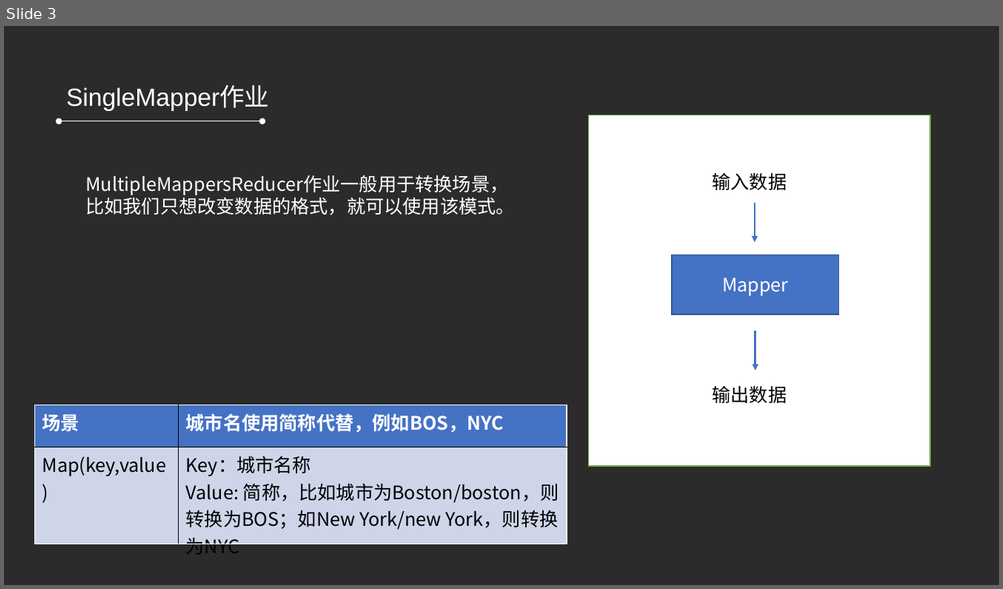
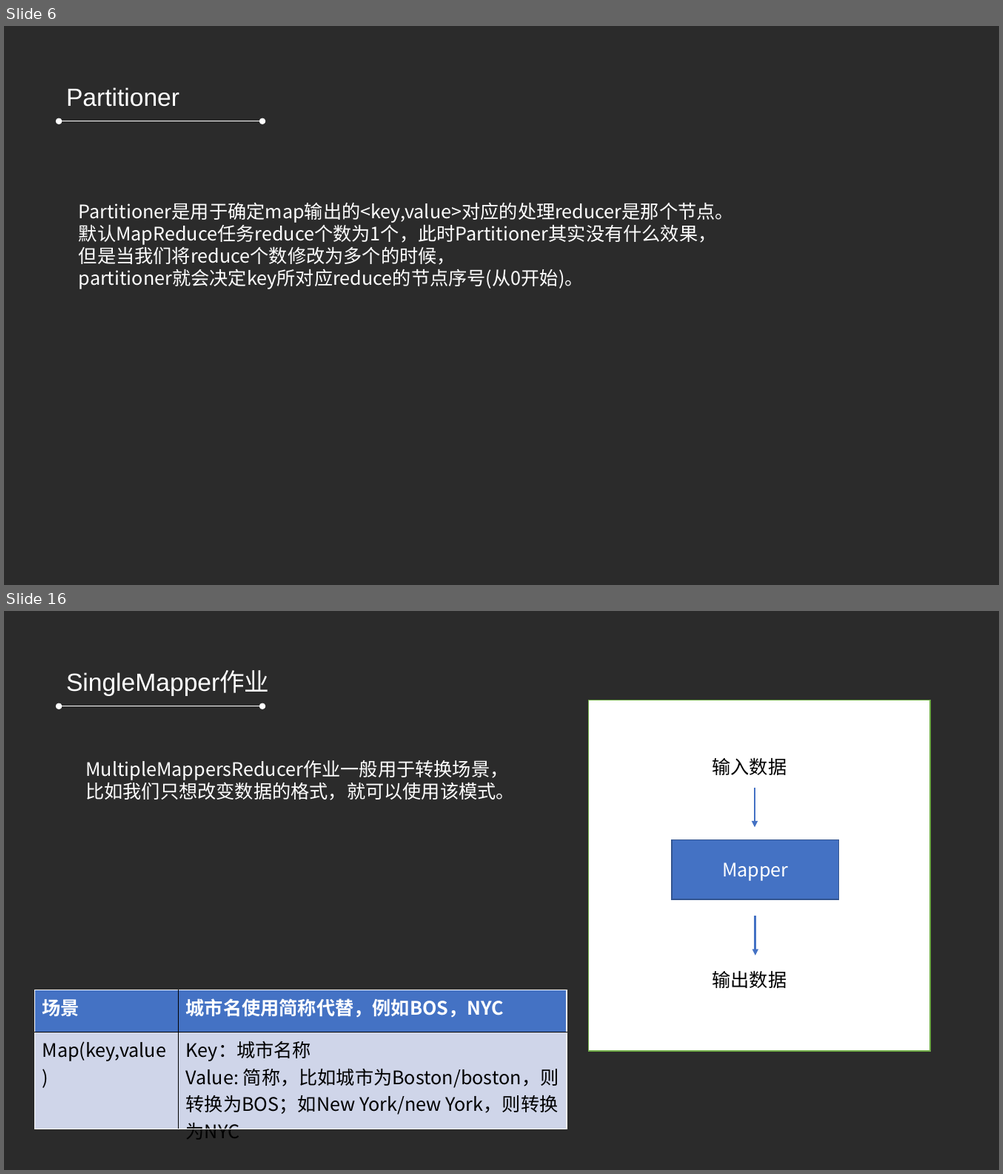
Before and after one commit to refuil/hadoopAction, a slide deck: 第五章 MapReduce高级程序设计.pptx. Shown one above the other, each under a label of ours: slide 3 before the commit, slides 6 and 16 after it; the slides between them are not shown. The pictures are 1003x589 and 1003x1174 pixels, drawn with LibreOffice and Linux fonts; fonts in the diff are those of the drawing; background and template pictures are left out; a plain dark background stands for a picture behind light text. Boxes give left, top, right and bottom in pixels: in the first picture for what was removed or moved away, otherwise in the second. Text is boxed around its words. In the diff, an @@ line names an element or a change of style, - is before the commit and + after.

```diff
--- a/第五章 MapReduce高级程序设计.pptx
+++ b/第五章 MapReduce高级程序设计.pptx
@@ slide 6 added at <box>4,26,999,585</box>, background picture (left out) @@
@@ text added at <box>66,87,179,107</box>, 24 pt, text #FFFFFF @@
+Partitioner
@@ double arrow added from (60, 121) to (262, 121), #FFFFFF 0.5 pt @@
@@ text added at <box>79,202,734,289</box>, 18 pt, text #FFFFFF @@
+Partitioner是用于确定map输出的<key,value>对应的处理reducer是那个节点。
+默认MapReduce任务reduce个数为1个，此时Partitioner其实没有什么效果，
+但是当我们将reduce个数修改为多个的时候，
+partitioner就会决定key所对应reduce的节点序号(从0开始)。
@@ what was slide 3 is now slide 16 @@
```
Also in this commit, not shown: 1 slide changed, 16 other slides added, 3 slides removed, 19 other files.
